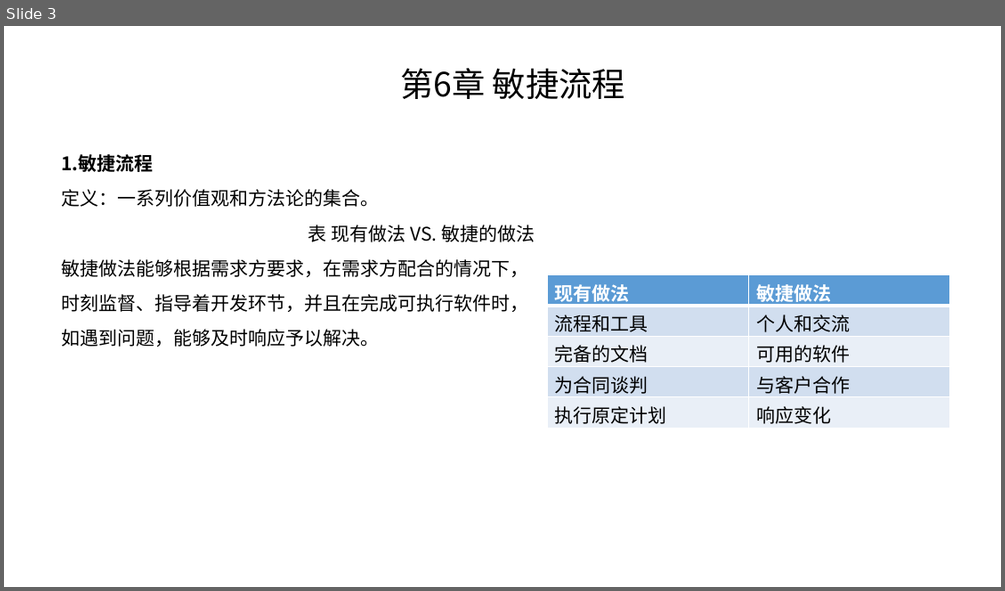
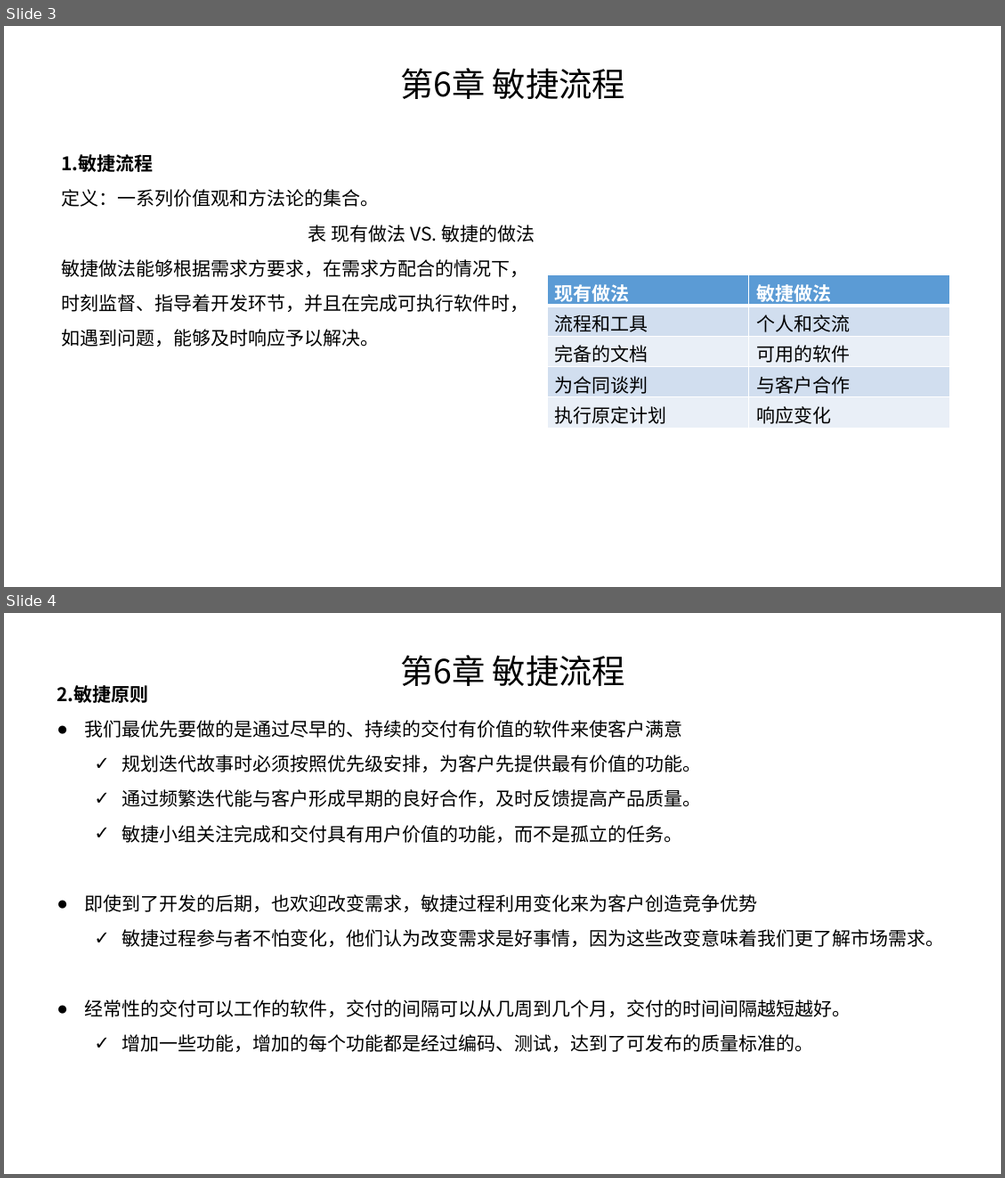
Before and after one commit to TJUGraphics/mseh, a slide deck: 现代软工.pptx. Shown one above the other, each under a label of ours: slide 3 before the commit, slides 3 and 4 after it. The pictures are 1005x591 and 1005x1178 pixels, drawn with LibreOffice and Linux fonts; fonts in the diff are those of the drawing. Boxes give left, top, right and bottom in pixels: in the first picture for what was removed or moved away, otherwise in the second. Text is boxed around its words. In the diff, an @@ line names an element or a change of style, - is before the commit and + after.

Commit message:
对敏捷开发原则的理解

```diff
--- a/现代软工.pptx
+++ b/现代软工.pptx
@@ slide 4 added at box(4, 613, 1001, 1174), background #FFFFFF @@
@@ subtitle added at box(400, 655, 625, 686), 32 pt, text #000000 @@
+第6章 敏捷流程
@@ text added at box(57, 685, 945, 1052), 18 pt, text #000000 @@
+2.敏捷原则
+● 我们最优先要做的是通过尽早的、持续的交付有价值的软件来使客户满意
+  ✓ 规划迭代故事时必须按照优先级安排，为客户先提供最有价值的功能。
+  ✓ 通过频繁迭代能与客户形成早期的良好合作，及时反馈提高产品质量。
+  ✓ 敏捷小组关注完成和交付具有用户价值的功能，而不是孤立的任务。
+● 即使到了开发的后期，也欢迎改变需求，敏捷过程利用变化来为客户创造竞争优势
+  ✓ 敏捷过程参与者不怕变化，他们认为改变需求是好事情，因为这些改变意味着我们更了解市场需求。
+● 经常性的交付可以工作的软件，交付的间隔可以从几周到几个月，交付的时间间隔越短越好。
+  ✓ 增加一些功能，增加的每个功能都是经过编码、测试，达到了可发布的质量标准的。
```
Also in this commit, not shown: 1 slide changed, 1 other slide added.
